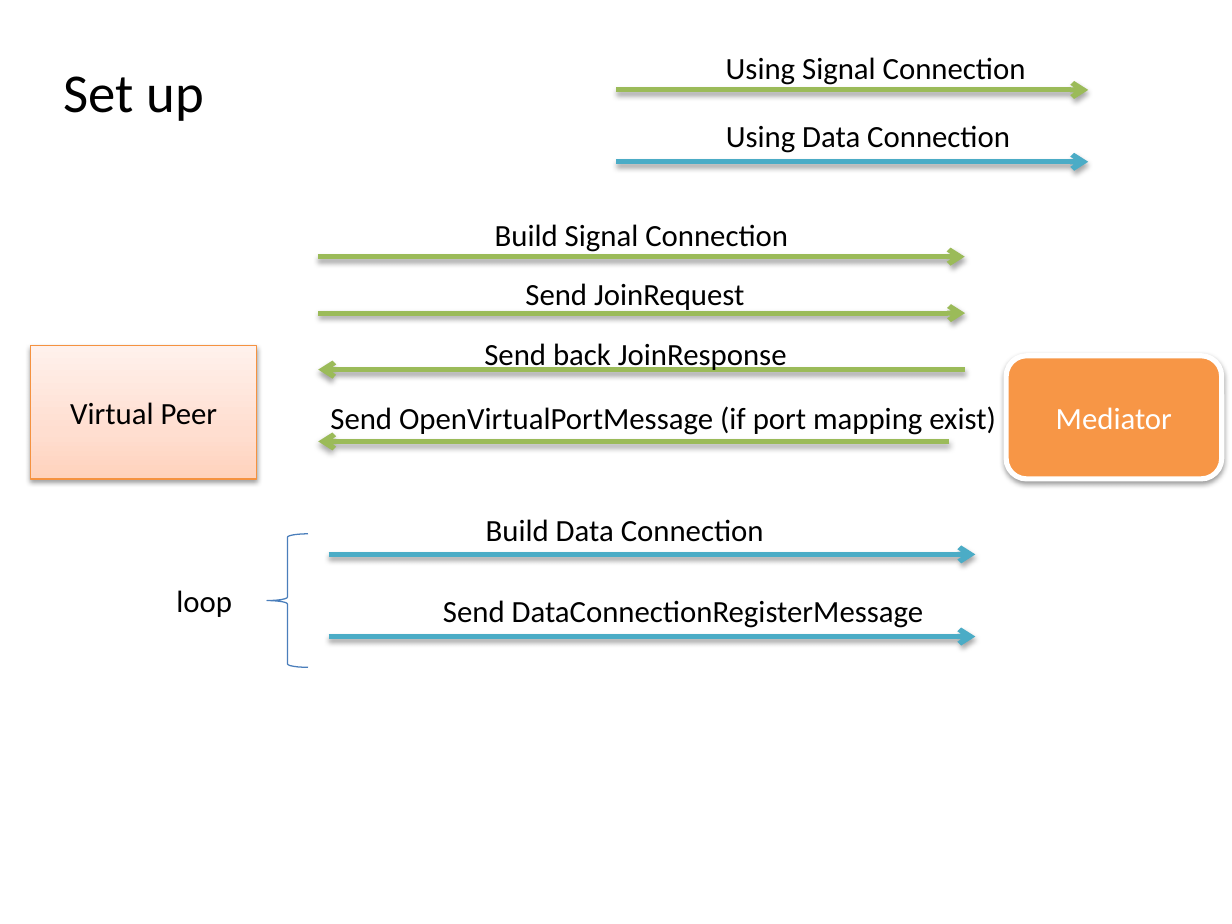
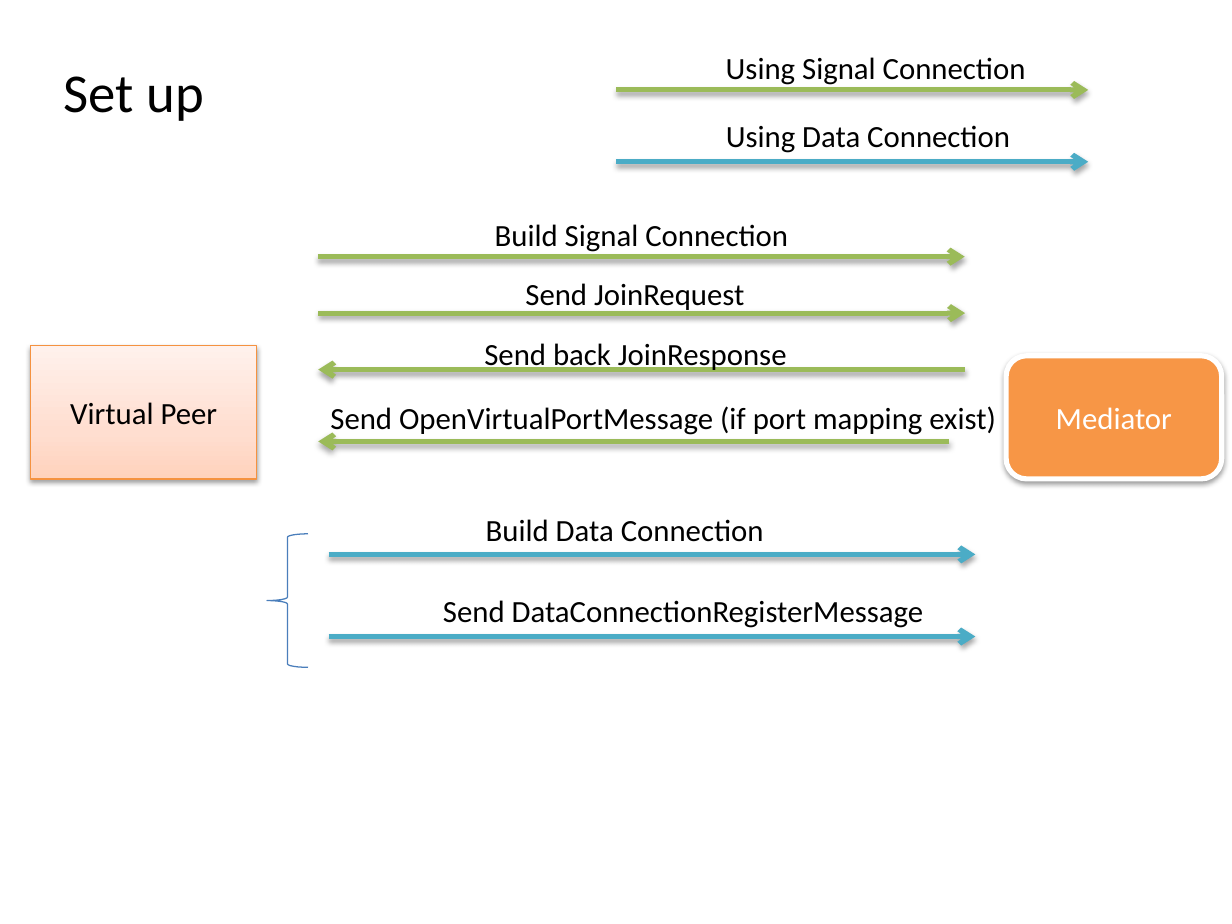
Before and after one commit to kouxing2000/ShadowPort, a slide deck: slide 2 of doc/shadow_port.pptx. Drawn at 1232x924 pixels with LibreOffice and Linux fonts; fonts in the diff are those of the drawing. Boxes give left, top, right and bottom in pixels: in the first picture for what was removed or moved away, otherwise in the second. Text is boxed around its words. In the diff, an @@ line names an element or a change of style, - is before the commit and + after.

```diff
--- a/doc/shadow_port.pptx
+++ b/doc/shadow_port.pptx
@@ text removed at box(176, 590, 232, 617) @@
-loop
```
Also in this commit, not shown: 1 other slide changed, 16 other files.
